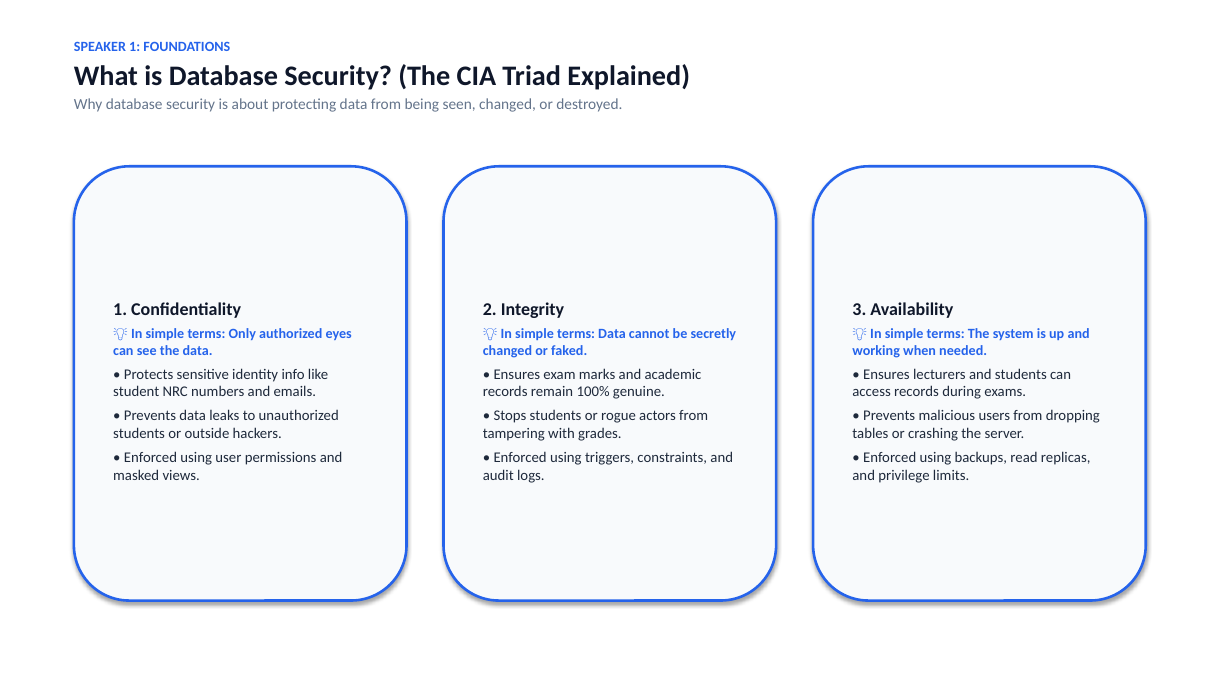
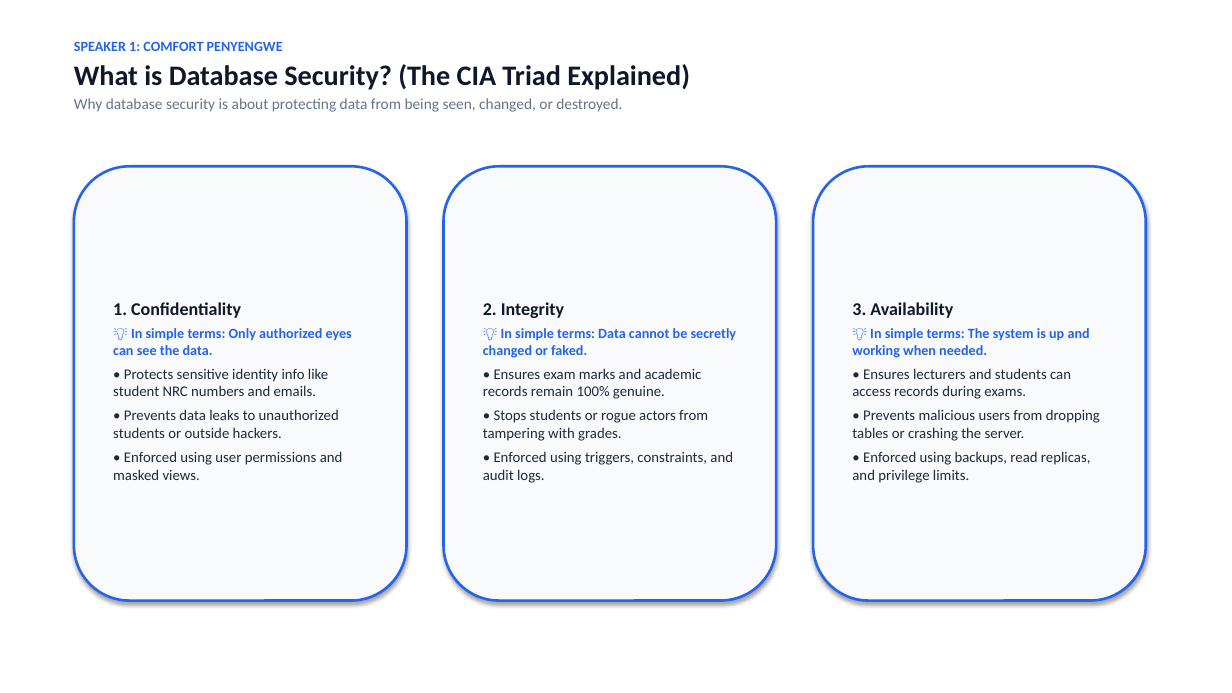
Before and after one commit to comfortpenyengwe-afk/ADA-assignment-for-the-ohns, a slide deck: slide 2 of BIT3360_Database_Security_Presentation.pptx. Drawn at 1232x693 pixels with LibreOffice and Linux fonts; fonts in the diff are those of the drawing. Boxes give left, top, right and bottom in pixels: in the first picture for what was removed or moved away, otherwise in the second. Text is boxed around its words. In the diff, an @@ line names an element or a change of style, - is before the commit and + after.

Commit message:
Update title slide with Comfort Penyengwe, Lubuto Matambo, Lamla Mwanza, and Gideon Namuya

```diff
--- a/BIT3360_Database_Security_Presentation.pptx
+++ b/BIT3360_Database_Security_Presentation.pptx
@@ text at (x1=74, y1=41, x2=283, y2=51): text changed @@
-SPEAKER 1: FOUNDATIONS
+SPEAKER 1: COMFORT PENYENGWE
```
Also in this commit, not shown: 11 other slides changed, 2 other files.
